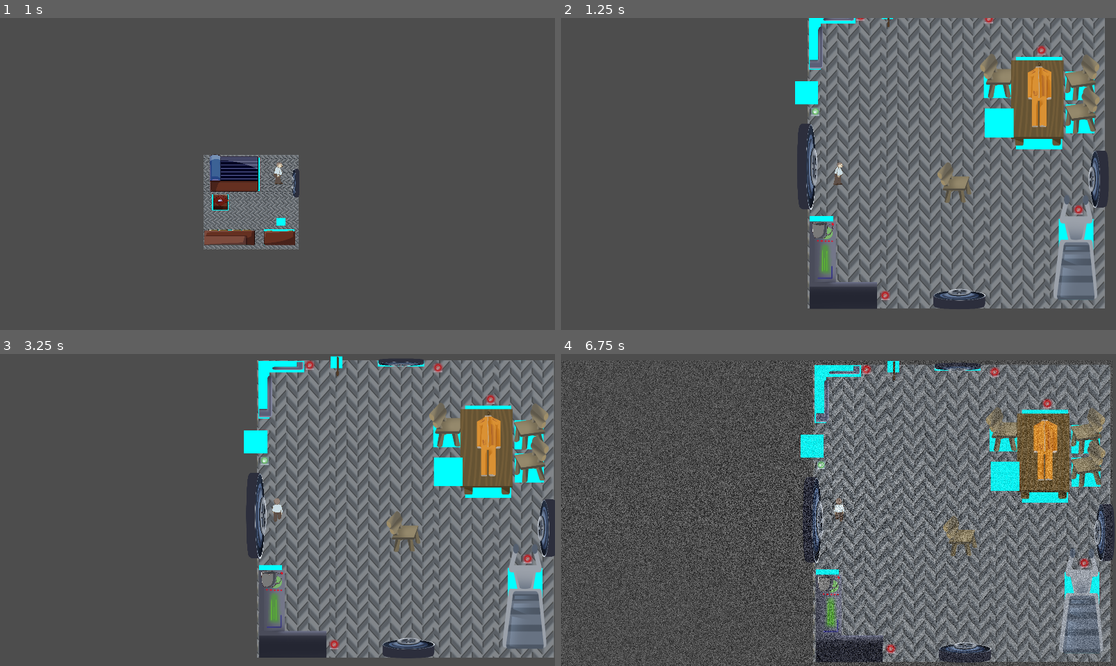
Above: before the commit, frames 1-4 (two rows, left to right).
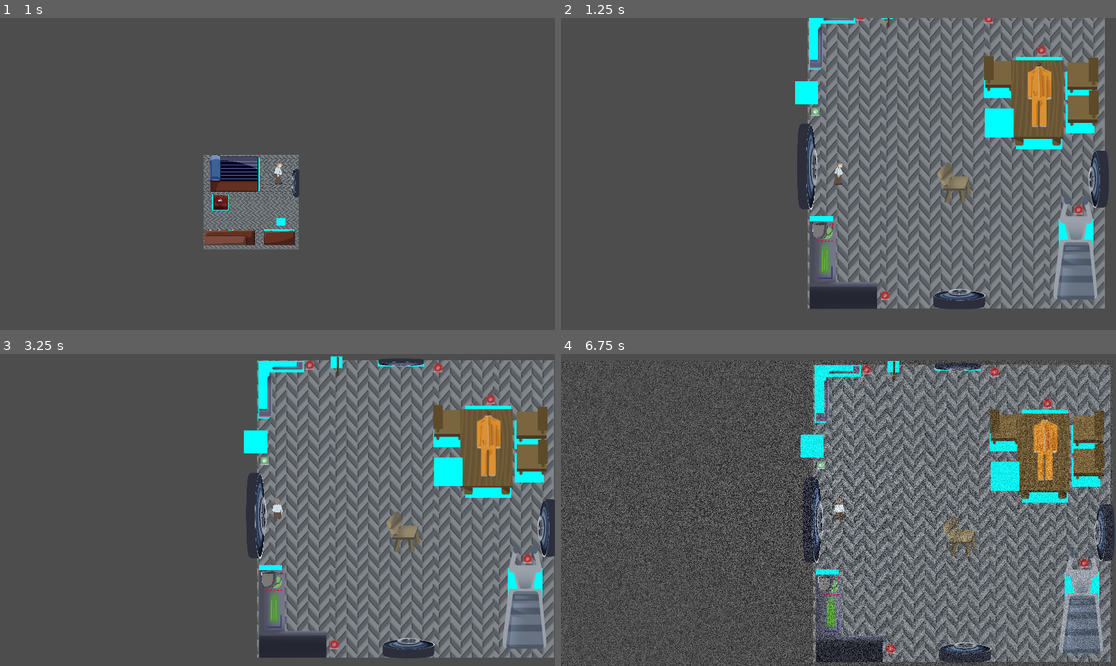
Above: after the commit, the same moments.

Repository: M4przybysz/lem_game_jam-powtorka
Game: Godot game, scene res://src/main/main.tscn
The game is run twice, just before and just after one commit, with the same random seed, the same clock (stepped at 60 frames per second) and the same inputs.
Inputs:
- Up to frame 1 (1 s): tap Enter at 0.5 s; hold D (right) from 0.53 s (still down); tap F (action1) at 0.6 s
- Up to frame 2 (1.25 s): keep holding D (right)
- Up to frame 3 (3.25 s): release D (right) at 1.28 s; hold S (down) 1.28-2.03 s; tap E (action2) at 1.35 s; hold D (right) 2.03-2.78 s; hold T (action3) 2.03-2.78 s; hold W (up) from 2.78 s (still down); tap F (action1) at 2.85 s
- Up to frame 4 (6.75 s): release W (up) at 3.53 s; hold A (left) 3.53-5.03 s; tap E (action2) at 3.6, 5.85 s; tap Space at 4.25 s; tap T (action3) at 4.35 s; hold S (down) 5.03-5.78 s; tap F (action1) at 5.1 s; hold D (right) 5.78-6.53 s; hold W (up) from 6.53 s (still down); hold T (action3) from 6.53 s (still down)

Frame 1 is identical in both runs. In frame 2, 1.7% of the frame differs, in the area x 75-97%, y 11-38%; in frame 3, 1.7%; in frame 4, 1.7%, in the area x 76-99%, y 17-43%.

Commit message:
chair update

Diff:
--- a/powtorka/src/levels/glowny.tscn
+++ b/powtorka/src/levels/glowny.tscn
@@ -3,10 +3,10 @@
 [ext_resource type="PackedScene" uid="uid://d1kkcfxkbvy1m" path="res://src/levels/rooms/room_big_closed.tscn" id="1_1k4ns"]
 [ext_resource type="PackedScene" uid="uid://c5ith1wamnvtw" path="res://src/objects/object.tscn" id="2_0er4t"]
 [ext_resource type="Texture2D" uid="uid://cs5tkhrvpnx6k" path="res://asstes/graphics/mapa/tekstura-metal-ziemia2.png" id="2_l6gdl"]
-[ext_resource type="Texture2D" uid="uid://5joxpiv7tb62" path="res://asstes/graphics/mapa/krzeso2.png" id="3_7dd5d"]
 [ext_resource type="PackedScene" uid="uid://brwy8u50fkdpl" path="res://src/teleport/teleport.tscn" id="3_emaev"]
 [ext_resource type="Texture2D" uid="uid://cq2nmcwblbu13" path="res://asstes/graphics/mapa/wlaz2.png" id="4_1cvcg"]
-[ext_resource type="Texture2D" uid="uid://sc3ltnisc0lc" path="res://asstes/graphics/mapa/krzeso1.png" id="4_kxc68"]
+[ext_resource type="Texture2D" uid="uid://b64fal8l1plc0" path="res://asstes/graphics/mapa/krzes2.png" id="4_uajev"]
+[ext_resource type="Texture2D" uid="uid://cmjjfft01wnq1" path="res://asstes/graphics/mapa/krzeso.png" id="5_84dcs"]
 [ext_resource type="Texture2D" uid="uid://bs0y2sliotu2d" path="res://asstes/graphics/mapa/stol.png" id="5_sy3b7"]
 [ext_resource type="Texture2D" uid="uid://b206iqu5g4lap" path="res://asstes/graphics/mapa/bieznia.png" id="6_dmbcm"]
 [ext_resource type="Texture2D" uid="uid://bodt10rckr7x6" path="res://asstes/graphics/mapa/stacja-badawcza.png" id="7_2lhiq"]
@@ -35,7 +35,7 @@
 [node name="Sprite2D" type="Sprite2D" parent="Krzeslo2"]
 position = Vector2(3.8, -5.2)
 scale = Vector2(0.044, 0.044)
-texture = ExtResource("3_7dd5d")
+texture = ExtResource("4_uajev")
 
 [node name="Krzeslo" parent="." instance=ExtResource("2_0er4t")]
 position = Vector2(956, -671)
@@ -44,7 +44,7 @@
 [node name="Sprite2D" type="Sprite2D" parent="Krzeslo"]
 position = Vector2(3.8, -5.2)
 scale = Vector2(0.044, 0.044)
-texture = ExtResource("3_7dd5d")
+texture = ExtResource("4_uajev")
 
 [node name="Krzeslo3" parent="." instance=ExtResource("2_0er4t")]
 position = Vector2(673, -792)
@@ -53,7 +53,7 @@
 [node name="Sprite2D" type="Sprite2D" parent="Krzeslo3"]
 position = Vector2(2.4, -5)
 scale = Vector2(0.0436, 0.0436)
-texture = ExtResource("4_kxc68")
+texture = ExtResource("5_84dcs")
 
 [node name="Stolik" parent="." instance=ExtResource("2_0er4t")]
 position = Vector2(814, -726)
